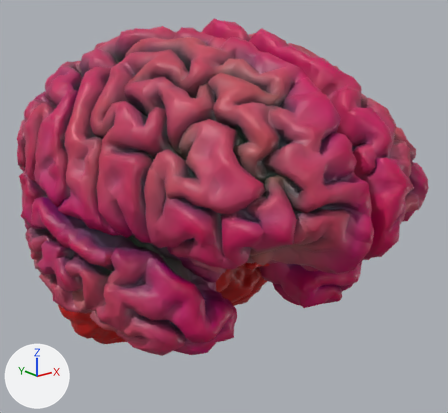
The glTF model public/3d/modeli/organi-3d/mozgani-telefon.glb as it was, and as the next commit left it.
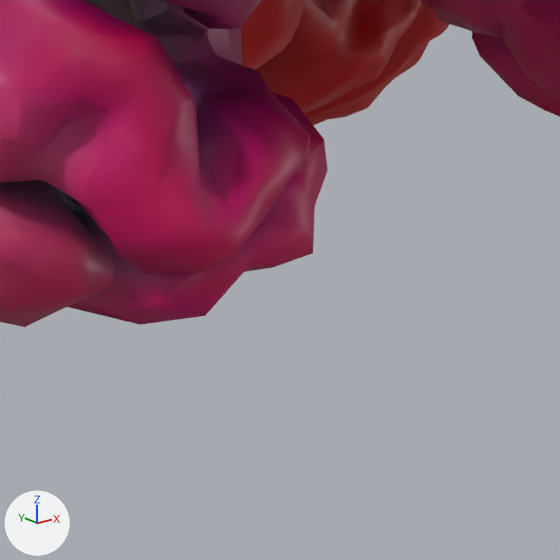
Each version appears first whole from a 50 mm lens placed at (-0.1485, -0.199, 0.0732), pointed at (0.0078, -0.0036, -0.0049), and next in a close-up on the part from 35% to 66% of the width and 67% to 100% of the height. Every picture has the same lights, and +X, +Y and +Z are marked at lower left. The older version's two pictures come first. Where no turn or scale is listed for an object, it has been applied to the vertices. Vertices at exactly the same position are counted once.

Names of what the first close-up shows: 'Brainstem (MRI)', 'Cerebellum (MRI)', 'Frontal lobe (MRI).r', 'Limbic lobe (MRI).l', 'Temporal lobe (MRI).l', 'Temporal lobe (MRI).r' and 2 more.
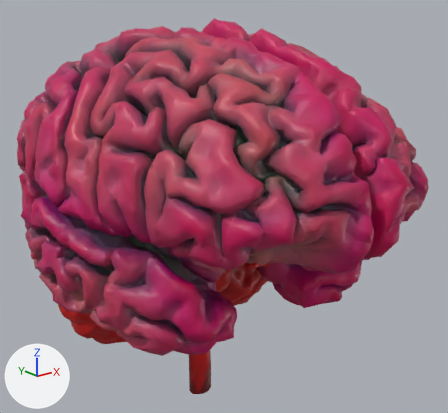
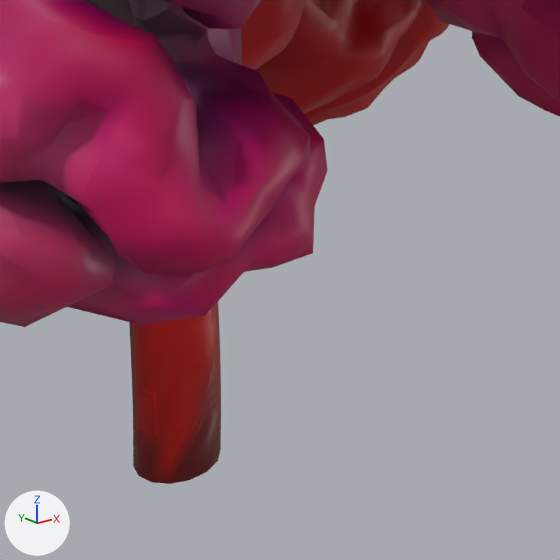
Where the newer file only moved an object's origin or applied its transform, the numbers keep the older frame.

Pixel boxes (x1, y1, x2, y2) of what changed, in the close-ups (560 x 560 px):
```json
{"object": "Brainstem (MRI)", "change": "reshaped", "before": [241, 0, 306, 70], "after": [129, 0, 306, 484]}
{"part": 1, "of": "me_brainstem__mri__004", "change": "added", "after": [129, 302, 221, 484], "on screen": "red"}
```

The change, as JSON lines over the scene's bpy script:
```json
{"block": "me_brainstem__mri__004", "where": "# used by ob_brainstem__mri; location = (-0.0008, 0.0, 0.0)"}
{"op": "remove", "block": "me_brainstem__mri__004", "code": "me_brainstem__mri__004.from_pydata(...)  # 547 vertices, 1090 faces; spans x -0.016..0.0159, y -0.0109..0.0199, z -0.0664..-0.004"}
{"op": "add", "block": "me_brainstem__mri__004", "code": "me_brainstem__mri__004.from_pydata(...)  # 689 vertices, 1370 faces; spans x -0.016..0.0159, y -0.0109..0.0199, z -0.0966..-0.004"}
{"block": "me_brainstem__mri__004", "change": "me_brainstem__mri__004 part 1: a new loose piece of 142 vertices spanning x -0.003..0.0084, y 0.0015..0.0133, z -0.0966..-0.0619, in mat_o_bela"}
```
